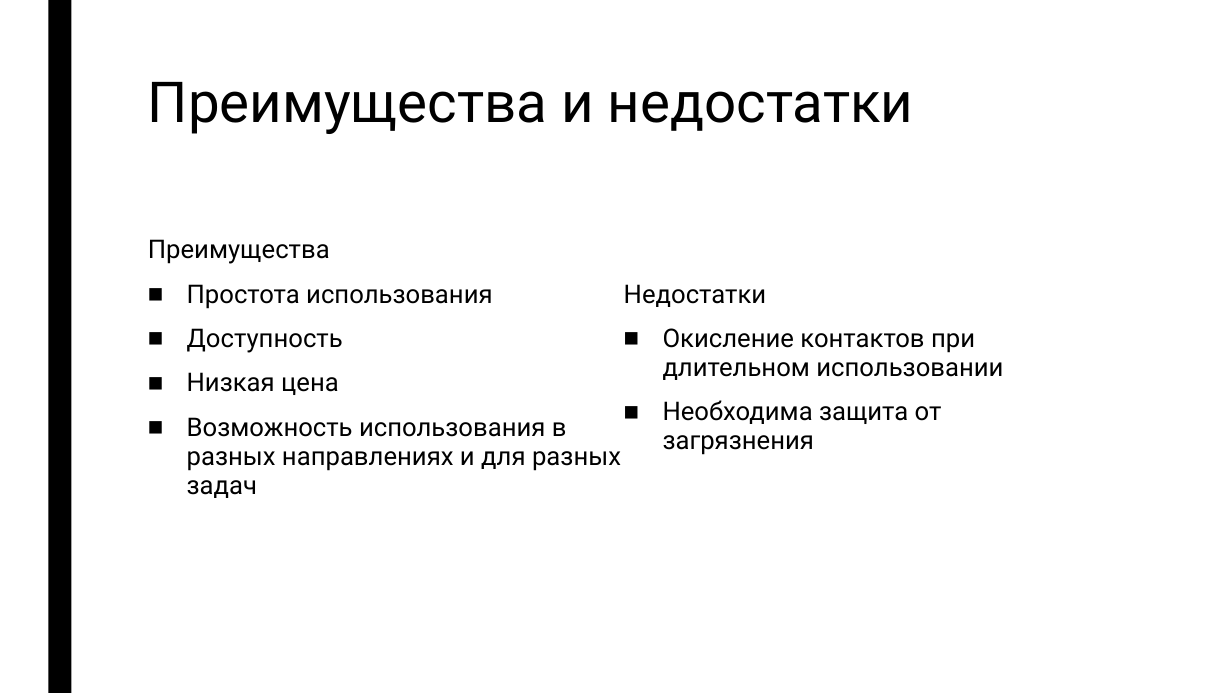
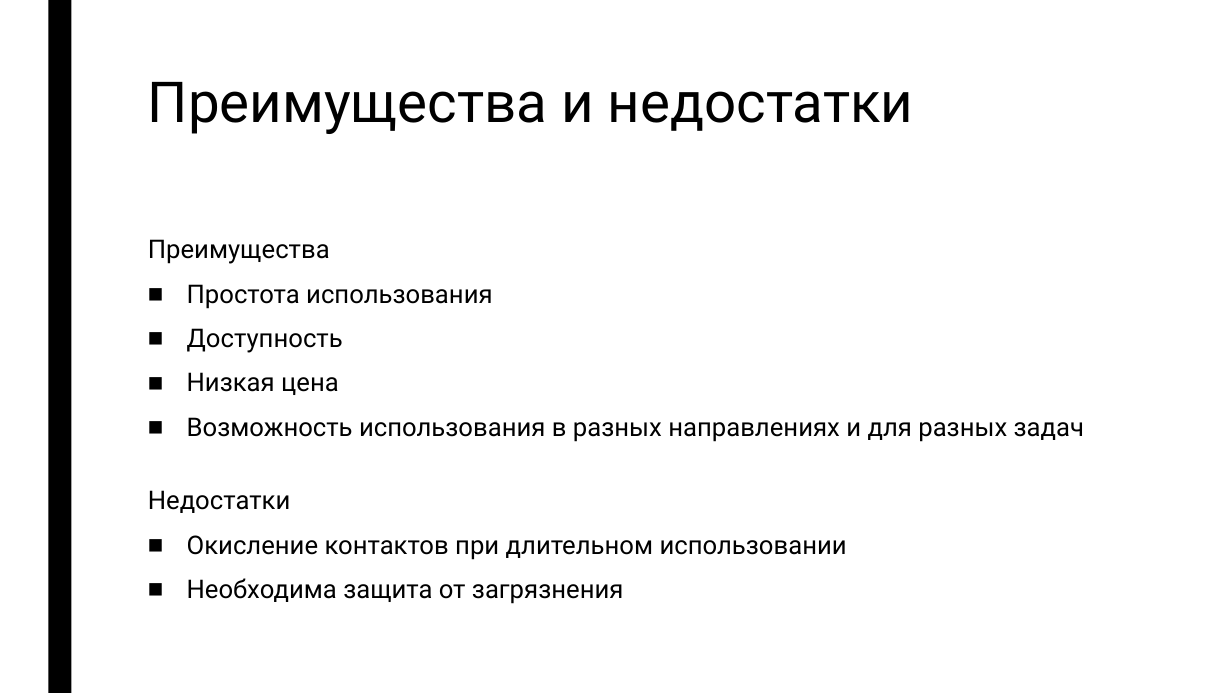
Before and after one commit to DevilishSasuke/microprocessors, a slide deck: slide 8 of report/WaterLevelSensor.pptx. Drawn at 1232x693 pixels with LibreOffice and Linux fonts; fonts in the diff are those of the drawing. Boxes give left, top, right and bottom in pixels: in the first picture for what was removed or moved away, otherwise in the second. Text is boxed around its words. In the diff, an @@ line names an element or a change of style, - is before the commit and + after.

```diff
--- a/report/WaterLevelSensor.pptx
+++ b/report/WaterLevelSensor.pptx
@@ text "Преимущества" at bbox=[148, 239, 1084, 604]: columns 2 to 1 @@
```
Also in this commit, not shown: 2 other slides changed.
